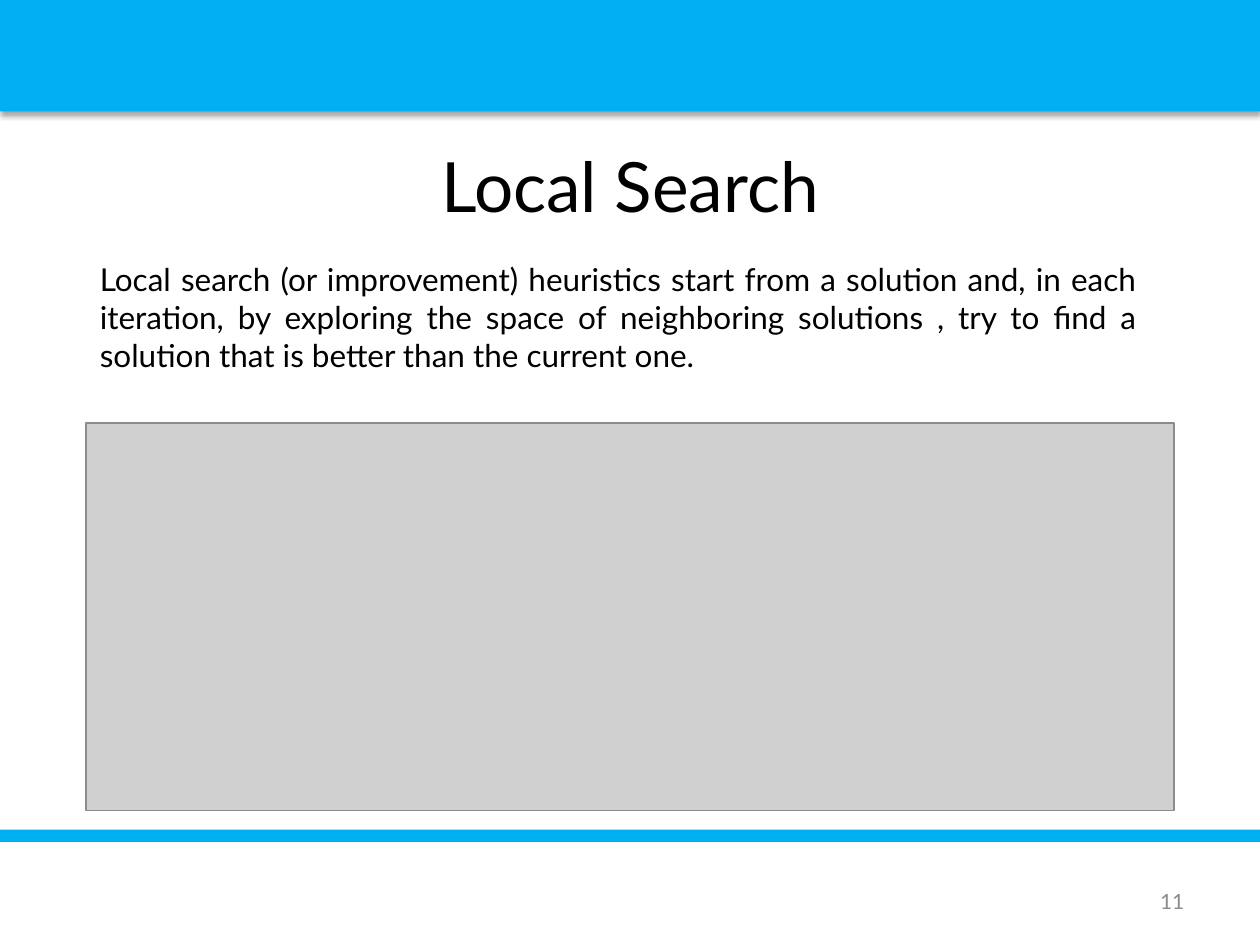
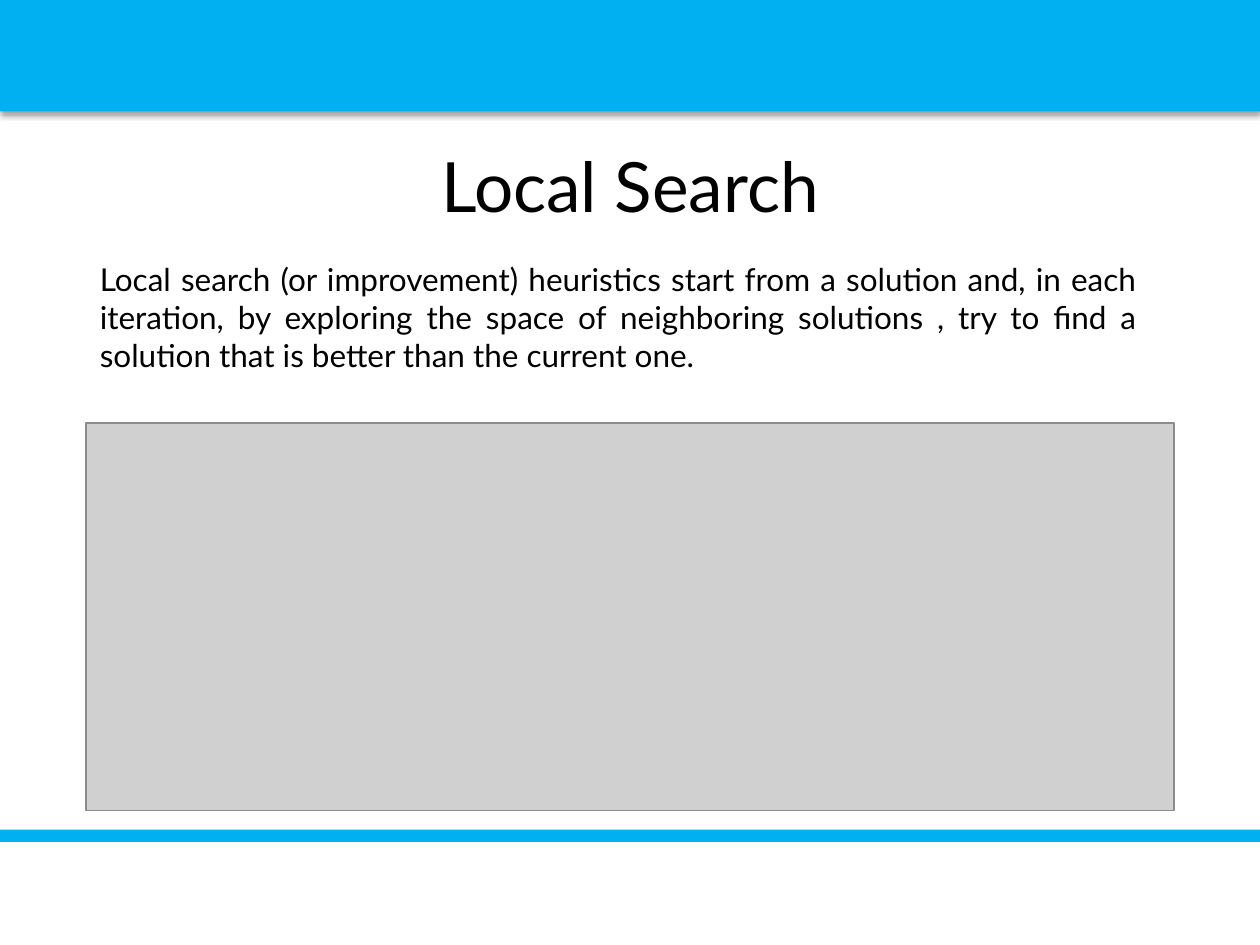
Before and after one commit to luispedro30/SO_trabalho, a slide deck: slide 10 of P_POINT_SO.pptx (slide 11 before the commit). Drawn at 1260x945 pixels with LibreOffice and Linux fonts; fonts in the diff are those of the drawing; grey boxes stand for pictures; background and template pictures are left out. Boxes give left, top, right and bottom in pixels: in the first picture for what was removed or moved away, otherwise in the second. Text is boxed around its words. In the diff, an @@ line names an element or a change of style, - is before the commit and + after.

```diff
--- a/P_POINT_SO.pptx
+++ b/P_POINT_SO.pptx
@@ page number removed at (1160,894,1184,909) @@
-11
```
Also in this commit, not shown: 16 other slides changed, 1 slide removed.
